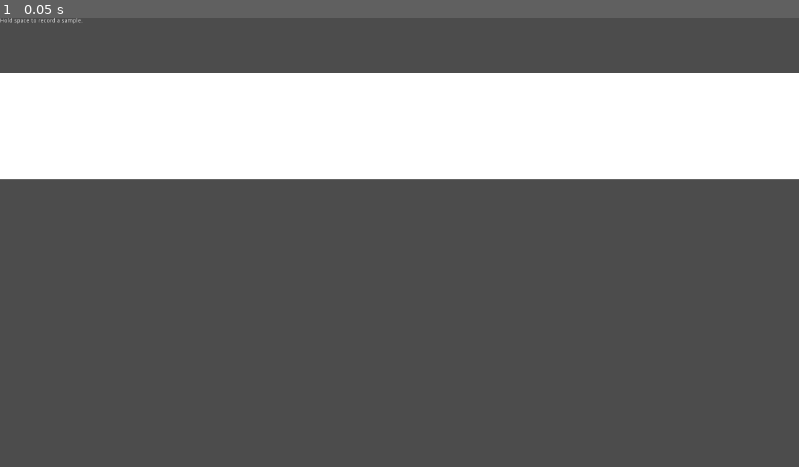
Above: before the commit, frame 1.
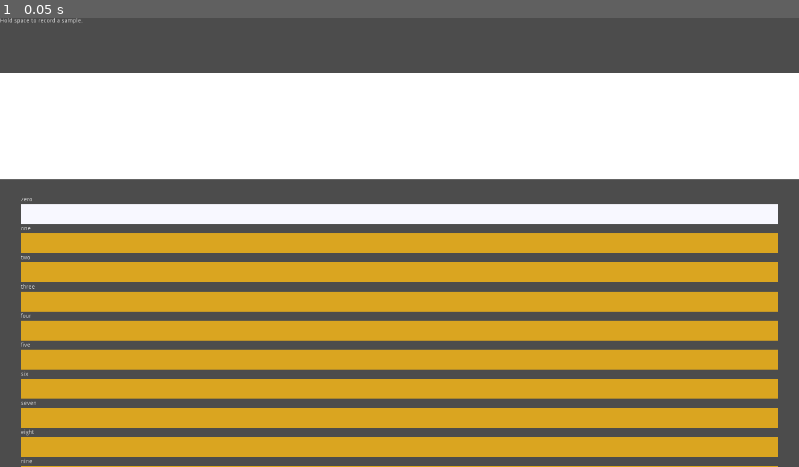
Above: after the commit, the same moment.

Repository: tangentstorm/fnarbmlyx
Game: Godot game, scene res://main.tscn
The game is run twice, just before and just after one commit, with the same random seed, the same clock (stepped at 60 frames per second) and the same inputs.
Inputs:
- Up to frame 1 (0.05 s): no input

The runs differ from the first frame. In frame 1, 38% of the frame differs, in the area x 2-98%, y 40-100%.

Commit message:
draw the prompter

Diff:
--- a/AudioClip.gd
+++ b/AudioClip.gd
@@ -8,20 +8,27 @@
 
 export var sample : AudioStreamSample = null setget _set_sample
 export var timeScale : int = 128
+export var active : bool = true setget _set_active
 var bytesPerSample: int
 
 var offSet = 0
+
+func _set_active(x):
+	active = x
+	update()
 
 func _set_sample(x):
 	sample = x
 	offSet = 0
 	bytesPerSample = _bytesPerSample()
+	update()
 
 # Called when the node enters the scene tree for the first time.
 func _ready():
 	update()
 
 func _bytesPerSample():
+	if sample == null: return 0
 	var bytes = [1,2,0][sample.format]
 	if sample.stereo: bytes <<= 1
 	return bytes
@@ -55,6 +62,7 @@
 	#	update()
 
 func _draw():
+	color = Color.ghostwhite if active else Color.goldenrod
 	if sample:
 		printSampleInfo()
 		var o = Vector2(0,rect_size.y/2)
--- /dev/null
+++ b/Prompter.gd
@@ -0,0 +1,34 @@
+extends Node
+# Prompter helps you record audio samples
+# corresponding to text prompts.
+
+export var root : String = "e:/audio/"
+export var path : String = "lines"
+export var prompts : PoolStringArray = [
+	"zero", "one", "two", "three", "four",
+	"five", "six", "seven", "eight", "nine"]
+var clips : Array = []
+var paths : Array = []
+var cursor : int = 0
+
+func clearCards():
+	for i in range(0, $vbox.get_child_count()):
+		$vbox.get_child(i).queue_free()
+
+func set_cursor(i):
+	get_clip(cursor).active = false
+	cursor = i
+	get_clip(cursor).active = true
+
+func get_clip(i):
+	return $vbox.get_child(i).get_node('clip')
+
+func _ready():
+	clearCards()
+	for p in prompts:
+		var c = $card.duplicate()
+		c.visible = true
+		c.get_node('prompt').text = p
+		c.get_node('clip').sample = null # AudioStreamSample.new()
+		$vbox.add_child(c)
+	set_cursor(0)
--- a/main.tscn
+++ b/main.tscn
@@ -1,7 +1,8 @@
-[gd_scene load_steps=4 format=2]
+[gd_scene load_steps=5 format=2]
 
 [ext_resource path="res://AudioClip.gd" type="Script" id=1]
 [ext_resource path="res://main.gd" type="Script" id=2]
+[ext_resource path="res://Prompter.gd" type="Script" id=3]
 
 [sub_resource type="AudioStreamMicrophone" id=1]
 
@@ -25,6 +26,45 @@
 "_edit_use_anchors_": false
 }
 
+[node name="Prompter" type="Node2D" parent="."]
+position = Vector2( 50, 430 )
+script = ExtResource( 3 )
+
+[node name="card" type="VBoxContainer" parent="Prompter"]
+visible = false
+margin_right = 1820.0
+margin_bottom = 82.0
+__meta__ = {
+"_edit_use_anchors_": false
+}
+
+[node name="prompt" type="Label" parent="Prompter/card"]
+margin_right = 1820.0
+margin_bottom = 14.0
+text = "Here is the text."
+__meta__ = {
+"_edit_use_anchors_": false
+}
+
+[node name="clip" type="ColorRect" parent="Prompter/card"]
+margin_top = 18.0
+margin_right = 256.0
+margin_bottom = 66.0
+rect_min_size = Vector2( 0, 48 )
+script = ExtResource( 1 )
+__meta__ = {
+"_edit_use_anchors_": false
+}
+active = false
+
+[node name="vbox" type="VBoxContainer" parent="Prompter"]
+margin_right = 1820.0
+margin_bottom = 600.0
+rect_min_size = Vector2( 1820, 600 )
+__meta__ = {
+"_edit_use_anchors_": false
+}
+
 [node name="Label" type="Label" parent="."]
 margin_right = 40.0
 margin_bottom = 14.0
